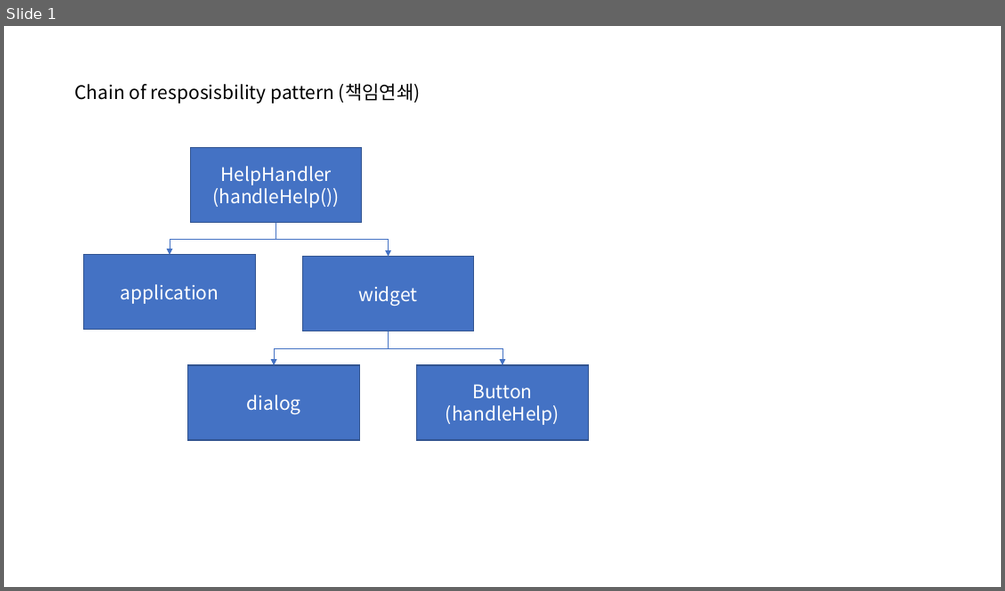
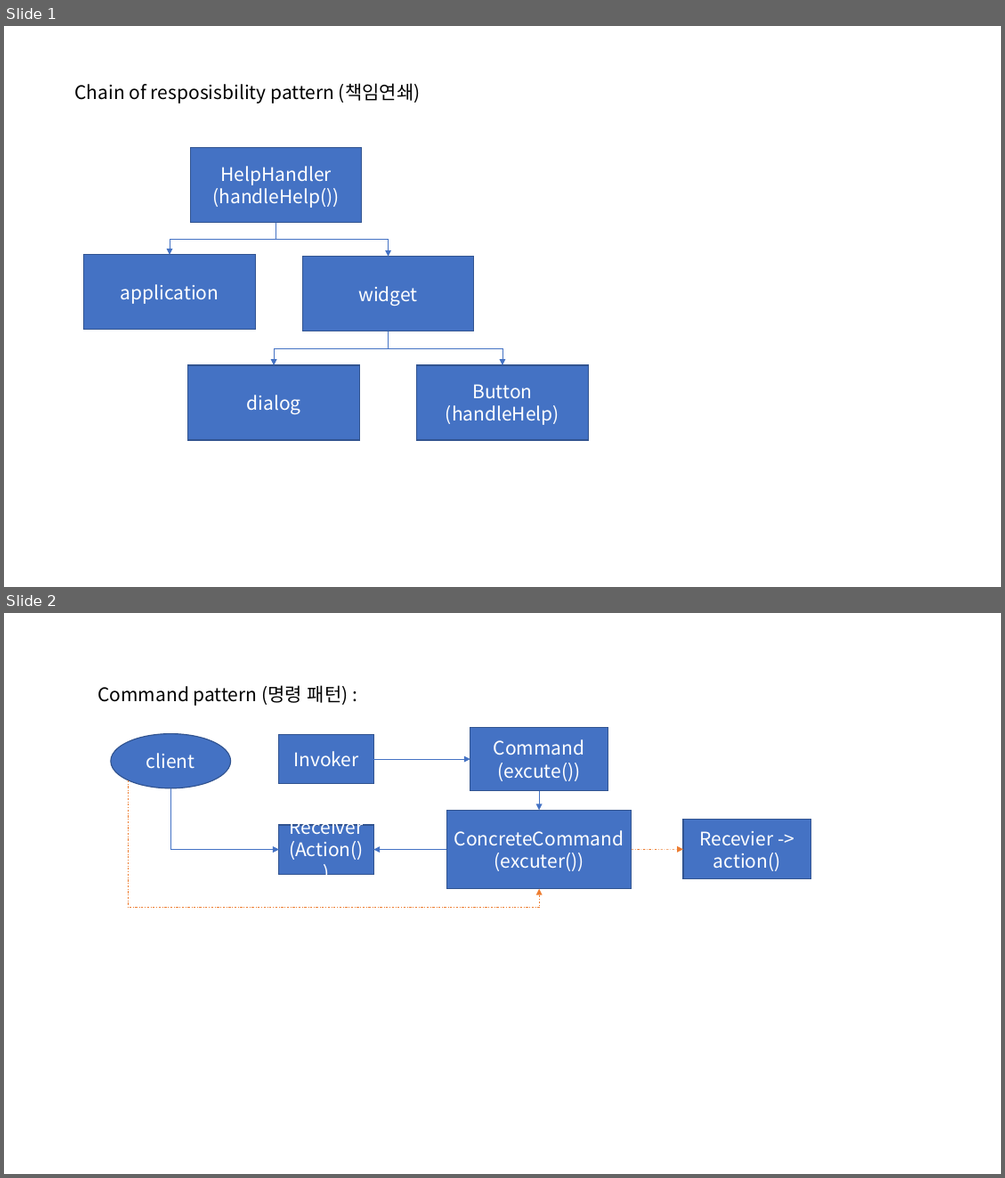
Before and after one commit to ksalung/Behavioral_Pattern, a slide deck: Behavior_pattern_요약도.pptx. Shown one above the other, each under a label of ours: slide 1 before the commit, slides 1 and 2 after it. The pictures are 1005x591 and 1005x1178 pixels, drawn with LibreOffice and Linux fonts; fonts in the diff are those of the drawing. Boxes give left, top, right and bottom in pixels: in the first picture for what was removed or moved away, otherwise in the second. Text is boxed around its words. In the diff, an @@ line names an element or a change of style, - is before the commit and + after.

Commit message:
요약도 upload

```diff
--- a/Behavior_pattern_요약도.pptx
+++ b/Behavior_pattern_요약도.pptx
@@ slide 2 added at (x1=4, y1=613, x2=1001, y2=1174), background #FFFFFF @@
@@ text added at (x1=97, y1=685, x2=348, y2=706), 18 pt, text #000000 @@
+Command pattern (명령 패턴) :
@@ ellipse added at (x1=111, y1=733, x2=231, y2=788), fill #4472C4, outline #325491 1 pt, 18 pt, text #FFFFFF @@
+client
@@ rectangle added at (x1=279, y1=734, x2=374, y2=784), fill #4472C4, outline #325491 1 pt, 18 pt, text #FFFFFF @@
+Invoker
@@ rectangle added at (x1=469, y1=728, x2=607, y2=791), fill #4472C4, outline #325491 1 pt, 18 pt, text #FFFFFF @@
+Command
+(excute())
@@ arrow added from (373, 759) to (469, 759), #4472C4 0.5 pt @@
@@ elbow arrow added from (128, 780) to (540, 889), #ED7D31 0.5 pt dashed @@
@@ elbow arrow added from (170, 788) to (279, 850), #4472C4 0.5 pt @@
@@ arrow added from (540, 791) to (540, 811), #4472C4 0.5 pt @@
@@ rectangle added at (x1=279, y1=825, x2=374, y2=874), fill #4472C4, outline #325491 1 pt, 18 pt, text #FFFFFF @@
+Receiver
+(Action())
@@ rectangle added at (x1=446, y1=811, x2=631, y2=889), fill #4472C4, outline #325491 1 pt, 18 pt, text #FFFFFF @@
+ConcreteCommand
+(excuter())
@@ rectangle added at (x1=683, y1=819, x2=811, y2=879), fill #4472C4, outline #325491 1 pt, 18 pt, text #FFFFFF @@
+Recevier -> action()
@@ arrow added from (446, 850) to (373, 850), #4472C4 0.5 pt @@
@@ arrow added from (631, 850) to (683, 850), #ED7D31 0.5 pt dashed @@
```
